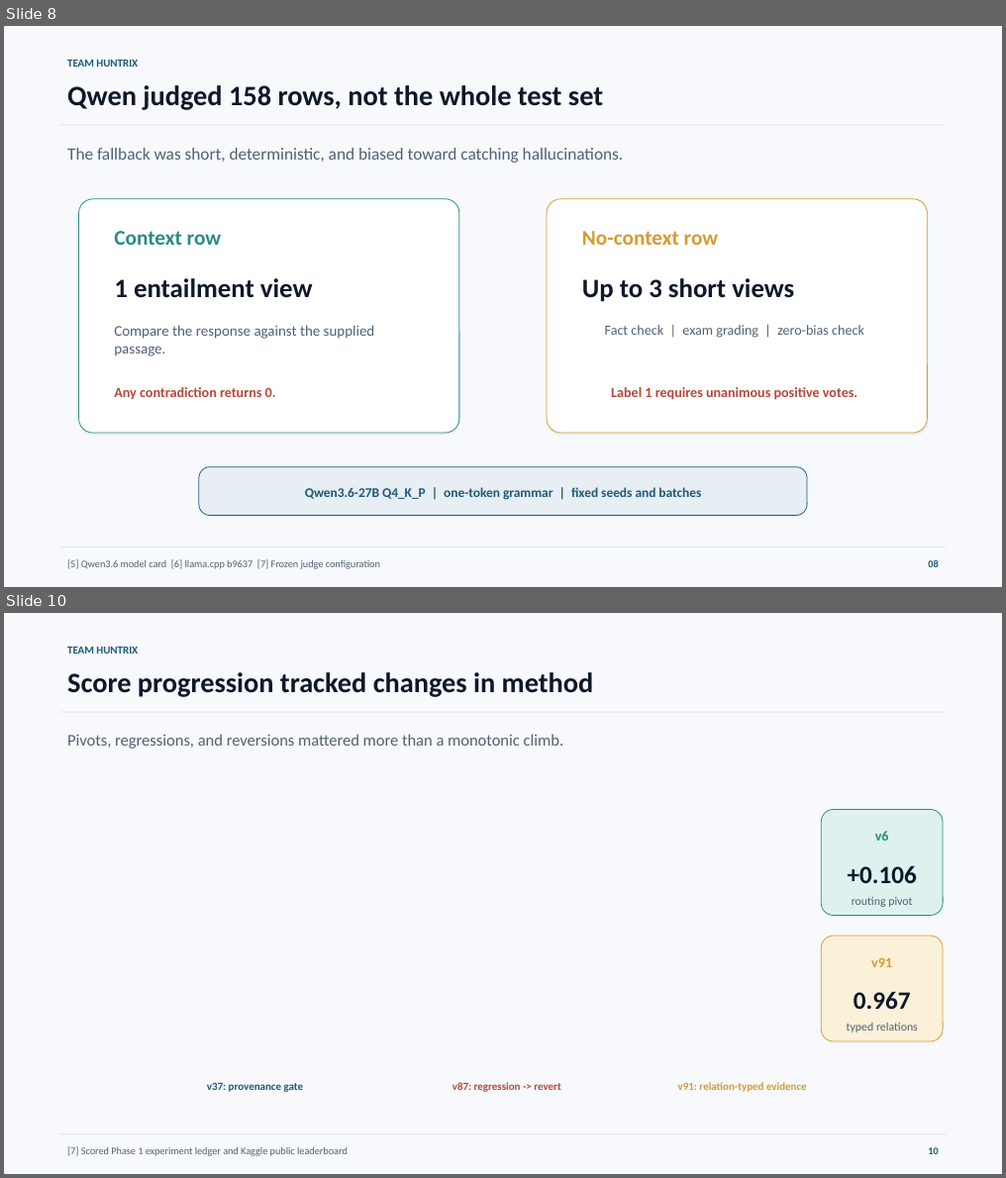
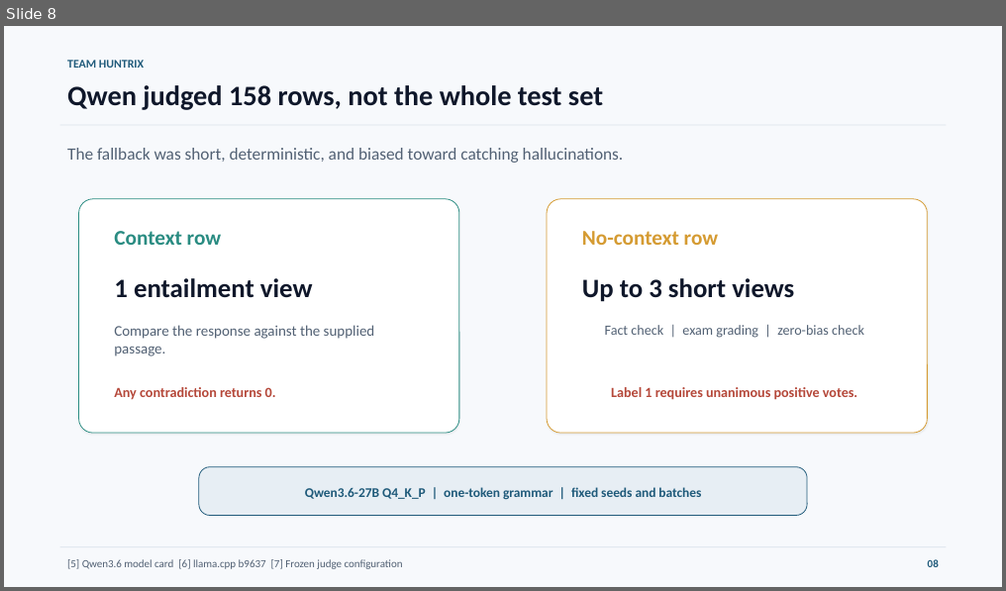
Before and after one commit to Seyamalam/bengali-hallucination-v91-submission, a slide deck: presentation/Huntrix_Final_Presentation.pptx. Shown one above the other, each under a label of ours: slides 8 and 10 before the commit, slide 8 after it; the slides between them are not shown. The pictures are 1006x1178 and 1006x591 pixels, drawn with LibreOffice and Linux fonts; fonts in the diff are those of the drawing. Boxes give left, top, right and bottom in pixels: in the first picture for what was removed or moved away, otherwise in the second. Text is boxed around its words. In the diff, an @@ line names an element or a change of style, - is before the commit and + after.

Commit message:
Improve final presentation methodology and readability

```diff
--- a/presentation/Huntrix_Final_Presentation.pptx
+++ b/presentation/Huntrix_Final_Presentation.pptx
@@ slide 10 removed at (x1=4, y1=613, x2=1002, y2=1174), background #F7F9FC @@
@@ text removed at (x1=67, y1=647, x2=138, y2=654) @@
-TEAM HUNTRIX
@@ text removed at (x1=67, y1=672, x2=594, y2=697) @@
-Score progression tracked changes in method
@@ line removed from (60, 712) to (945, 712) @@
@@ text removed at (x1=67, y1=734, x2=564, y2=749) @@
-Pivots, regressions, and reversions mattered more than a monotonic climb.
@@ rounded rectangle removed at (x1=822, y1=809, x2=943, y2=916) @@
@@ text removed at (x1=875, y1=831, x2=889, y2=841) @@
-v6
@@ text removed at (x1=847, y1=865, x2=917, y2=883) @@
-+0.106
@@ text removed at (x1=851, y1=897, x2=912, y2=907) @@
-routing pivot
@@ rounded rectangle removed at (x1=822, y1=936, x2=943, y2=1042) @@
@@ text removed at (x1=871, y1=958, x2=892, y2=967) @@
-v91
@@ text removed at (x1=853, y1=991, x2=911, y2=1009) @@
-0.967
@@ text removed at (x1=846, y1=1023, x2=918, y2=1033) @@
-typed relations
@@ text removed at (x1=207, y1=1083, x2=304, y2=1092) @@
-v37: provenance gate
@@ text removed at (x1=452, y1=1082, x2=561, y2=1092) @@
-v87: regression -> revert
@@ text removed at (x1=678, y1=1082, x2=807, y2=1092) @@
-v91: relation-typed evidence
@@ line removed from (60, 1135) to (945, 1135) @@
@@ text removed at (x1=67, y1=1147, x2=348, y2=1157) @@
-[7] Scored Phase 1 experiment ledger and Kaggle public leaderboard
@@ text removed at (x1=928, y1=1148, x2=938, y2=1155) @@
-10
@@ slide 8 changed as well @@
@@ text "TEAM HUNTRIX" at (x1=67, y1=60, x2=144, y2=68): size 10.5 to 11.2 pt @@
@@ text "[5] Qwen3.6 model card [6] ..." at (x1=67, y1=560, x2=403, y2=570): size 9.8 to 10.5 pt @@
@@ text "08" at (x1=928, y1=560, x2=939, y2=568): size 9.8 to 10.5 pt @@
```
Also in this commit, not shown: 12 other slides changed, 2 slides added, 1 other slide removed, 2 other files.
